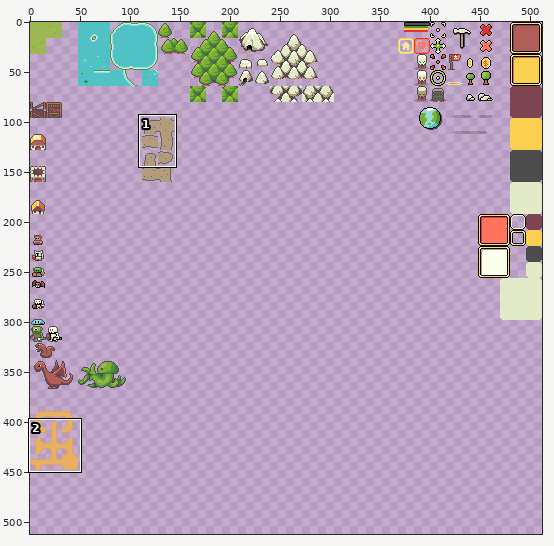
File history of a sprite sheet, TownRaiser/TownRaiser/TownRaiserContent/MainTileset.png. The picture above shows the old version from afar; the outline marks the close-up.
Close-up. Old version:
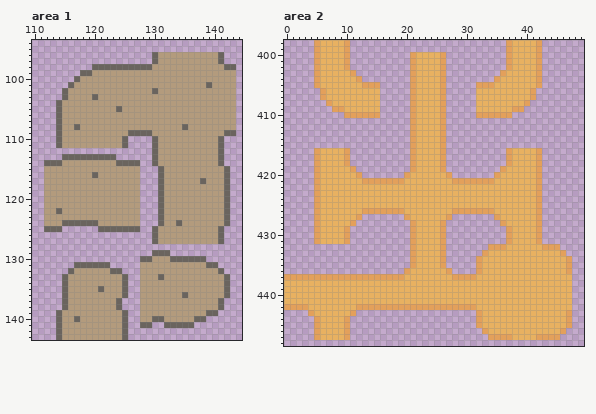
The file is 512x512 pixels. Colours within 5 levels of each other are drawn and written as one. Shown: area 1: x 110..144, y 94..143; area 2: x 0..49, y 398..448. The commit also changed other parts of the picture, which this record leaves out.
New version:
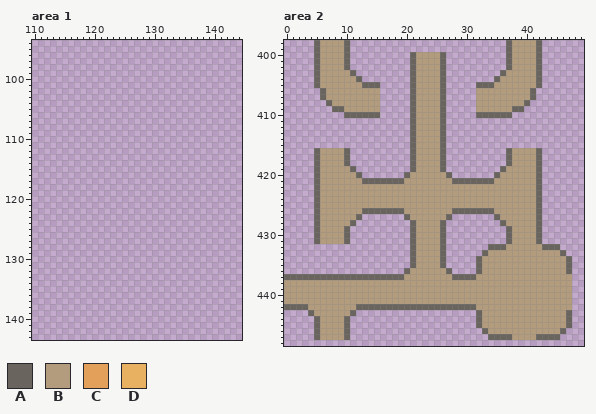
Palette (. is transparent): A #6a645e  B #b39b7d  C #e3a05b  D #e8b161
The edit:
Changed rows in their new state; - is an unchanged pixel.
Area 1:
first column x 112:
 96 ------------------............--
 97 ------------------............--
 98 --------........................
 99 ------..........................
100 -----...........................
101 ----............................
102 ---.............................
103 ---.............................
104 --..............................
105 --..............................
106 --..............................
107 --..............................
108 --..............................
109 --..............................
110 --............----............--
111 --............----............--
112 ------------------............--
113 ---.........------............--
114 ................--............--
115 ................---............-
116 ................---............-
117 ................---............-
118 ................---............-
119 ................---............-
120 ................---............-
121 ................---............-
122 ................---............-
123 ................---............-
124 ................---............-
125 ...------.......--............--
126 ------------------............--
127 ------------------............--
129 ------------------...-----------
130 ----------------...........-----
131 -----......-----.............---
132 ----.........---..............--
133 ---...........--...............-
134 ---...........--...............-
135 ---...........--...............-
136 ---...........--...............-
137 ---..........---..............--
138 ---..........---..............--
139 --............--.............---
140 --............--...........-----
141 --............--..--.....-------
142 --............------------------
143 --............------------------
Area 2:
first column x 0:
398 -----ABBBBA--------------------------ABBBBA-----
399 -----ABBBBA--------------------------ABBBBA-----
400 -----ABBBBA----------ABBBBA----------ABBBBA-----
401 -----ABBBBA----------ABBBBA----------ABBBBA-----
402 -----ABBBBA----------ABBBBA----------ABBBBA-----
403 -----ABBBBBA---------ABBBBA---------ABBBBBA-----
404 -----ABBBBBBA--------ABBBBA--------ABBBBBBA-----
405 -----ABBBBBBBAAA-----ABBBBA-----AAABBBBBBBA-----
406 ------ABBBBBBBBB-----ABBBBA-----BBBBBBBBBA------
407 ------ABBBBBBBBB-----ABBBBA-----BBBBBBBBBA------
408 -------ABBBBBBBB-----ABBBBA-----BBBBBBBBA-------
409 --------AABBBBBB-----ABBBBA-----BBBBBBAA--------
410 ----------AAAAAA-----ABBBBA-----AAAAAA----------
411 ---------------------ABBBBA---------------------
412 ---------------------ABBBBA---------------------
413 ---------------------ABBBBA---------------------
414 ---------------------ABBBBA---------------------
415 ---------------------ABBBBA---------------------
416 -----ABBBBA----------ABBBBA----------ABBBBA-----
417 -----ABBBBA----------ABBBBA----------ABBBBA-----
418 -----ABBBBA----------ABBBBA----------ABBBBA-----
419 -----ABBBBBA---------ABBBBA---------ABBBBBA-----
420 -----ABBBBBBA-------ABBBBBBA-------ABBBBBBA-----
421 -----ABBBBBBBAAAAAAABBBBBBBBAAAAAAABBBBBBBA-----
422 -----ABBBBBBBBBBBBBBBBBBBBBBBBBBBBBBBBBBBBA-----
423 -----ABBBBBBBBBBBBBBBBBBBBBBBBBBBBBBBBBBBBA-----
424 -----ABBBBBBBBBBBBBBBBBBBBBBBBBBBBBBBBBBBBA-----
425 -----ABBBBBBBBBBBBBBBBBBBBBBBBBBBBBBBBBBBBA-----
426 -----ABBBBBBBAAAAAAABBBBBBBBAAAAAAABBBBBBBA-----
427 -----ABBBBBBA-------ABBBBBBA-------ABBBBBBA-----
428 -----ABBBBBA---------ABBBBA---------ABBBBBA-----
429 -----ABBBBA----------ABBBBA----------ABBBBA-----
430 -----ABBBBA----------ABBBBA----------ABBBBA-----
431 -----ABBBBA----------ABBBBA----------ABBBBA-----
432 ---------------------ABBBBA-------AAABBBBBBAAA--
433 ---------------------ABBBBA------ABBBBBBBBBBBBA-
434 ---------------------ABBBBA-----ABBBBBBBBBBBBBBA
435 ---------------------ABBBBA-----ABBBBBBBBBBBBBBA
436 --------------------ABBBBBBA----ABBBBBBBBBBBBBBA
437 AAAAAAAAAAAAAAAAAAAABBBBBBBBAAAABBBBBBBBBBBBBBBB
438 BBBBBBBBBBBBBBBBBBBBBBBBBBBBBBBBBBBBBBBBBBBBBBBB
439 BBBBBBBBBBBBBBBBBBBBBBBBBBBBBBBBBBBBBBBBBBBBBBBB
440 BBBBBBBBBBBBBBBBBBBBBBBBBBBBBBBBBBBBBBBBBBBBBBBB
441 BBBBBBBBBBBBBBBBBBBBBBBBBBBBBBBBBBBBBBBBBBBBBBBB
442 AAAABBBBBBBBAAAAAAAAAAAAAAAAAAAABBBBBBBBBBBBBBBB
443 ----ABBBBBBA--------------------ABBBBBBBBBBBBBBA
444 -----ABBBBA---------------------ABBBBBBBBBBBBBBA
445 -----ABBBBA---------------------ABBBBBBBBBBBBBBA
446 -----ABBBBA----------------------ABBBBBBBBBBBBA-
447 -----ABBBBA-----------------------AAAABBBBAAAA--
